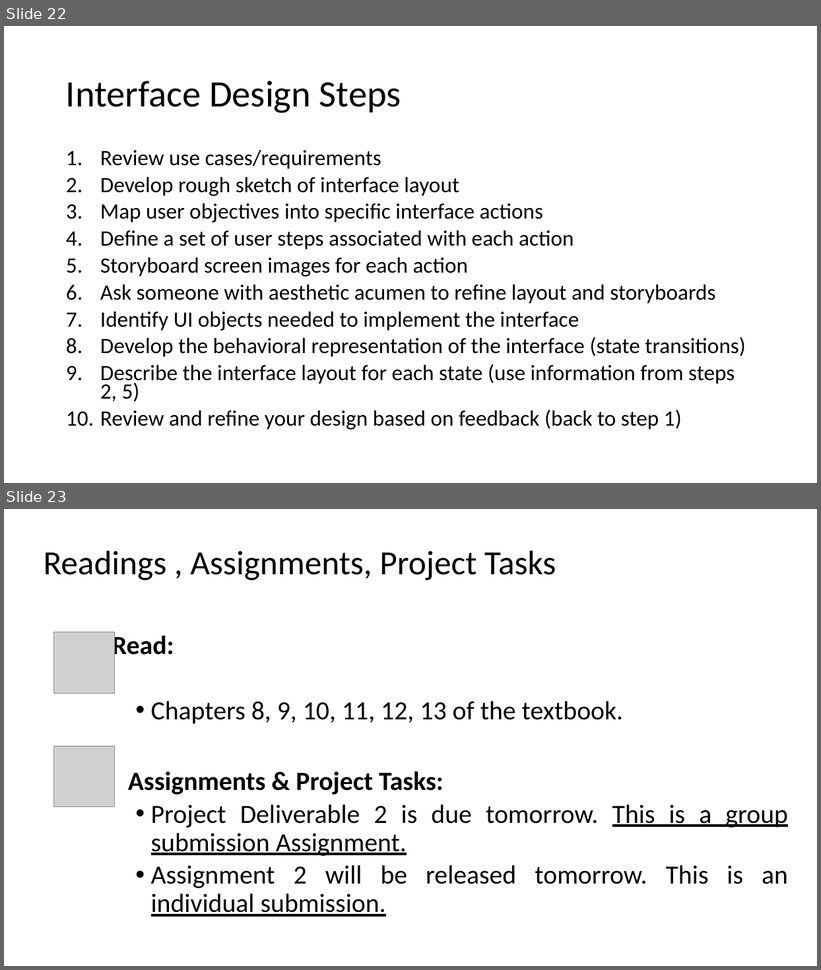
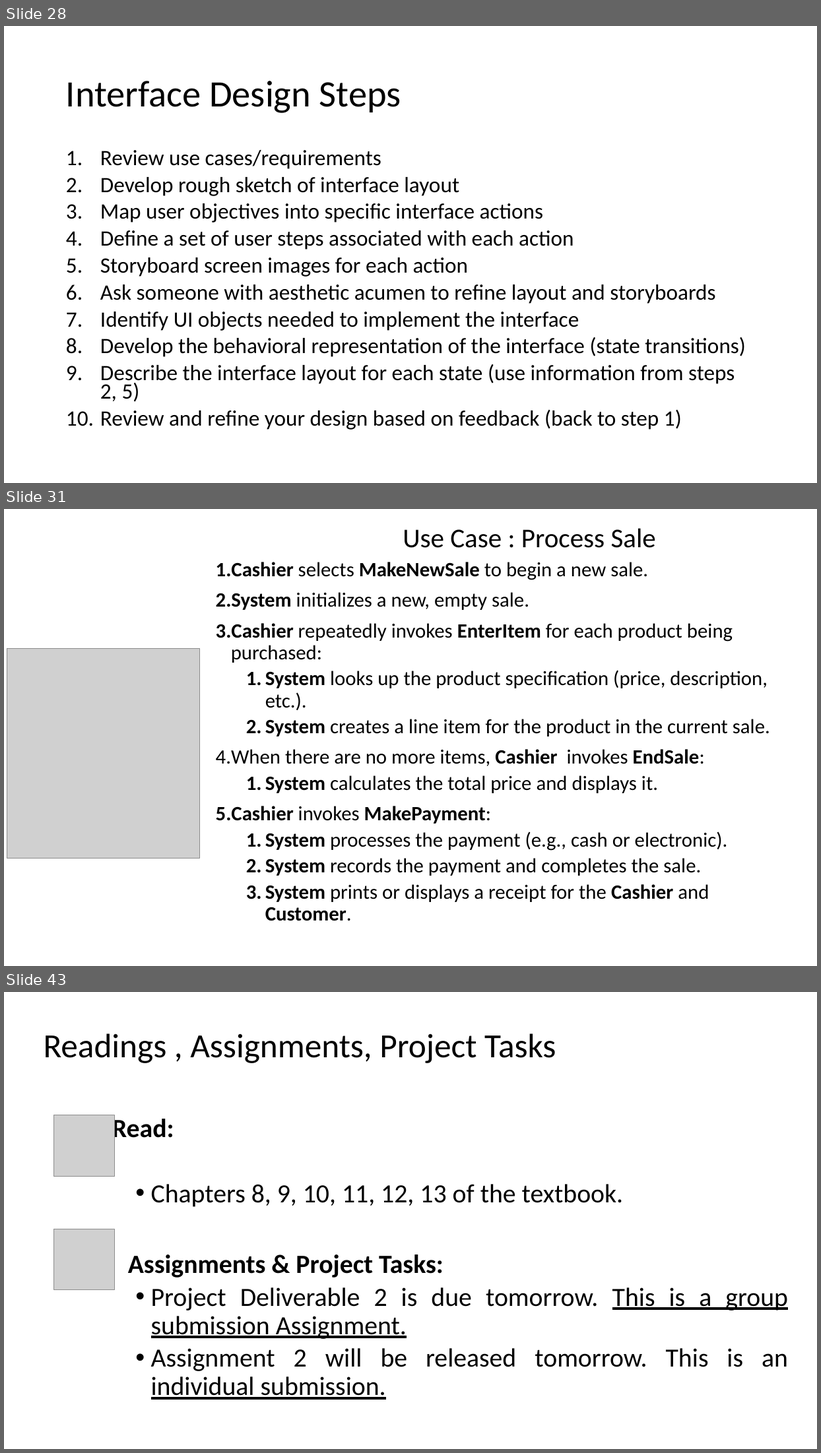
Before and after one commit to kthanasi-git/SW_Engineering, a slide deck: SOFTWARE ENGINEERING/SLIDES/9- Design Priciples III.pptx. Shown one above the other, each under a label of ours: slides 22 and 23 before the commit, slides 28, 31 and 43 after it; the slides between them are not shown. The pictures are 821x970 and 821x1453 pixels, drawn with LibreOffice and Linux fonts; fonts in the diff are those of the drawing; grey boxes stand for pictures. Boxes give left, top, right and bottom in pixels: in the first picture for what was removed or moved away, otherwise in the second. Text is boxed around its words. In the diff, an @@ line names an element or a change of style, - is before the commit and + after.

```diff
--- a/SOFTWARE ENGINEERING/SLIDES/9- Design Priciples III.pptx
+++ b/SOFTWARE ENGINEERING/SLIDES/9- Design Priciples III.pptx
@@ slide 31 added at (4,509,817,966), background #FFFFFF @@
@@ title added at (403,528,656,548), 32 pt, text #000000 @@
+Use Case : Process Sale
@@ text added at (216,562,770,921), 24 pt, text #000000 @@
+1. Cashier selects MakeNewSale to begin a new sale.
+2. System initializes a new, empty sale.
+3. Cashier repeatedly invokes EnterItem for each product being purchased:
+  1. System looks up the product specification (price, description, etc.).
+  2. System creates a line item for the product in the current sale.
+4. When there are no more items, Cashier invokes EndSale:
+  1. System calculates the total price and displays it.
+5. Cashier invokes MakePayment:
+  1. System processes the payment (e.g., cash or electronic).
+  2. System records the payment and completes the sale.
+  3. System prints or displays a receipt for the Cashier and Customer.
@@ picture added at (7,649,200,859) @@
@@ what was slide 22 is now slide 28 @@
@@ what was slide 23 is now slide 43 @@
```
Also in this commit, not shown: 1 slide changed, 19 other slides added, 6 other files.
